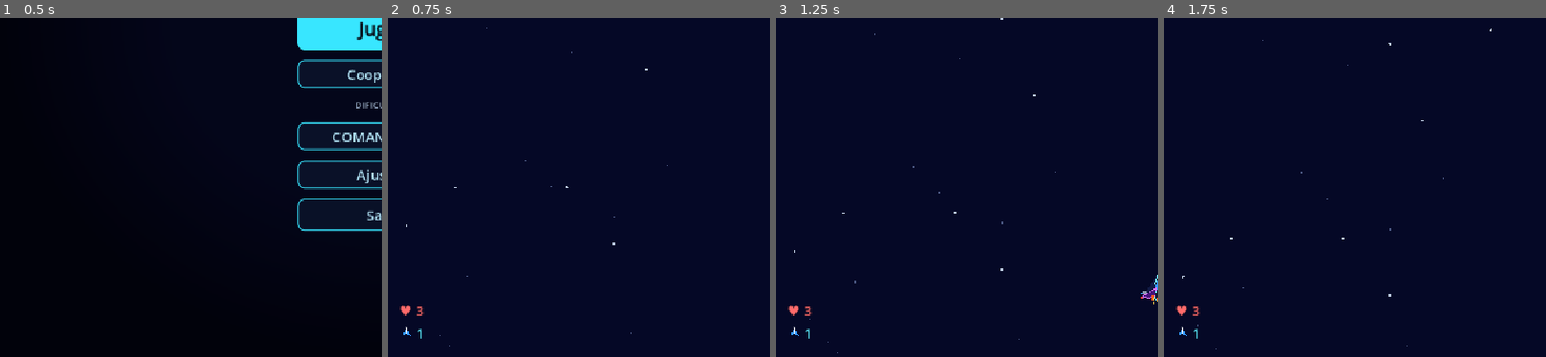
Above: before the commit, frames 1-4 (left to right).
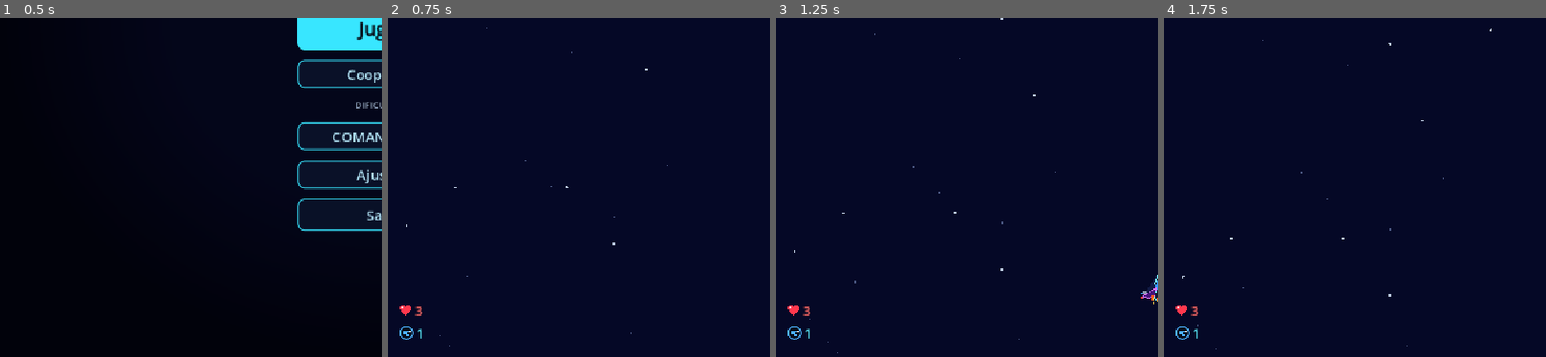
Above: after the commit, the same moments.

Repository: Frank-0511/galactic-surge
Game: Godot game, scene res://scenes/main/main.tscn
Same seed, same stepped clock (60 frames per second), same inputs: the game is played once before the commit and once after it.
Inputs (mouse positions are % of the whole screen's width and height, from its top left):
- Up to frame 1 (0.5 s): no input
- Up to frame 2 (0.75 s): click "Jugar" at 0.5 s
- Up to frame 3 (1.25 s): no input
- Up to frame 4 (1.75 s): tap Enter at 1.25 s; move the mouse to (72, 45) at 1.27 s; hold Right (move_right) from 1.28 s (still down); tap Space (shoot) at 1.35 s; click (72, 45) at 1.42 s
The pictures show only the part of the screen within x 0-50%, y 50-100%; the shares and areas given below are measured in that part.

Frame 1 is identical in both runs. In frame 2, 0.2% of the frame differs, in the area x 3-10%, y 84-95%; in frame 3, 0.2%; in frame 4, 0.2%.

Commit message:
fix(etapa-20): nave eliminada sin colision ni objetivo; iconos de armas y corazon nuevos
- La nave eliminada pierde capa y mascara de colision; el respawn las restaura.
- Enemigos y boss apuntan a la primera nave viva (first_alive_ship), no a la eliminada.
- El boss ya no exige visible para apuntar (el parpadeo no le quita el objetivo).
- Medallones de armas con insignia y siluetas distintas (pistola, cohete, rayo).
- Vidas con corazon dibujado en codigo en lugar del simbolo de texto.

Diff:
--- a/scenes/entities/boss/boss.gd
+++ b/scenes/entities/boss/boss.gd
@@ -5,6 +5,7 @@
 # dynamic banking tilt, sinusoidal cruise oscillation, dive maneuvers, and health-based defeat signaling.
 
 extends Area2D
+const PlayerShip: Script = preload("res://scenes/entities/player/player.gd")
 
 ## Emitted when current health changes.
 signal health_changed(current: int, max_health: int)
@@ -210,7 +211,7 @@
 	_telegraph_timer = 0.4 if is_enraged else 0.5
 	var target_x: float = global_position.x
 	if is_inside_tree():
-		var player: Node2D = get_tree().get_first_node_in_group(&"player") as Node2D
+		var player: Node2D = PlayerShip.first_alive_ship(get_tree())
 		if player != null and is_instance_valid(player):
 			target_x = player.global_position.x
 	_dive_target = Vector2(clampf(target_x, _left_margin, _right_margin), 760.0)
@@ -338,8 +339,8 @@
 
 func _get_player_node() -> Node2D:
 	if is_inside_tree():
-		var player: Node2D = get_tree().get_first_node_in_group(&"player") as Node2D
-		if player != null and is_instance_valid(player) and player.visible:
+		var player: Node2D = PlayerShip.first_alive_ship(get_tree())
+		if player != null and is_instance_valid(player):
 			return player
 	return null
 
--- a/scenes/entities/enemy/enemy.gd
+++ b/scenes/entities/enemy/enemy.gd
@@ -8,6 +8,7 @@
 # slow-projectile evasion and a charge state for suicide units.
 
 extends Area2D
+const PlayerShip: Script = preload("res://scenes/entities/player/player.gd")
 
 const VectorMath: Script = preload("res://scripts/math/vector_math.gd")
 const EnemyAI: Script = preload("res://scripts/components/enemy_ai.gd")
@@ -310,7 +311,7 @@
 		return _target_override
 	if not is_inside_tree():
 		return null
-	var player: Node2D = get_tree().get_first_node_in_group(&"player") as Node2D
+	var player: Node2D = PlayerShip.first_alive_ship(get_tree())
 	if player != null and is_instance_valid(player):
 		return player.global_position
 	return null
@@ -687,7 +688,7 @@
 			var target_pos: Vector2 = Vector2.ZERO
 			var has_target: bool = false
 			if is_inside_tree():
-				var player: Node2D = get_tree().get_first_node_in_group(&"player") as Node2D
+				var player: Node2D = PlayerShip.first_alive_ship(get_tree())
 				if player != null and is_instance_valid(player):
 					target_pos = player.global_position
 					has_target = true
--- a/scenes/entities/player/player.gd
+++ b/scenes/entities/player/player.gd
@@ -643,6 +643,7 @@
 
 func respawn(respawn_position: Vector2) -> void:
 	position = respawn_position
+	_set_body_collision(true)
 	_is_invulnerable = true
 	visible = true
 	_set_laser_active(false)
@@ -668,11 +669,34 @@
 	return _invulnerability_timer.time_left
 
 
+## Collision values of the ship in player.tscn (layer 1, mask 12).
+const PLAYER_COLLISION_LAYER: int = 1
+const PLAYER_COLLISION_MASK: int = 12
+
+
 func set_gameplay_enabled(enabled: bool) -> void:
 	_gameplay_enabled = enabled
+	_set_body_collision(enabled)
 	if not _gameplay_enabled:
 		velocity = Vector2.ZERO
 		_set_laser_active(false)
+
+
+## Puts the ship on or off the collision layers. An eliminated ship is in layer 0 and
+## detects nothing, so enemies and bullets do not hit an invisible ship (Etapa 20 fix).
+func _set_body_collision(active: bool) -> void:
+	collision_layer = PLAYER_COLLISION_LAYER if active else 0
+	collision_mask = PLAYER_COLLISION_MASK if active else 0
+
+
+## First ship of the "player" group that is alive (collision layer on). Enemies and the boss
+## aim with it, so an eliminated ship is never a target (Etapa 20 fix).
+static func first_alive_ship(tree: SceneTree) -> Node2D:
+	for node: Node in tree.get_nodes_in_group(&"player"):
+		var ship: CharacterBody2D = node as CharacterBody2D
+		if ship != null and is_instance_valid(ship) and ship.collision_layer != 0:
+			return ship
+	return null
 
 
 ## Sets the horizontal movement limits (min_x, max_x) from GameLayout.
--- a/scenes/loot/loot_drop.gd
+++ b/scenes/loot/loot_drop.gd
@@ -281,33 +281,50 @@
 			_paint_blaster(canvas)
 
 
+## Dark badge with a colored ring; keeps every weapon readable on the drop and at HUD size.
+static func _paint_badge(canvas: CanvasItem, color: Color) -> void:
+	canvas.draw_circle(Vector2.ZERO, 9.0, Color(0.03, 0.05, 0.1, 0.92))
+	canvas.draw_arc(Vector2.ZERO, 9.0, 0.0, TAU, 24, color, 1.6, true)
+
+
+## Blaster: a pistol silhouette (barrel, body and grip).
 static func _paint_blaster(canvas: CanvasItem) -> void:
-	var blue: Color = Color(0.2, 0.6, 1.0)
-	var chevron: PackedVector2Array = PackedVector2Array([
-		Vector2(0, -7), Vector2(6, 4), Vector2(0, 1), Vector2(-6, 4)
-	])
-	canvas.draw_colored_polygon(chevron, blue)
-	canvas.draw_line(Vector2(0, -8), Vector2(0, 0), Color.WHITE, 1.8, true)
-	canvas.draw_circle(Vector2(0, -6), 1.5, Color.WHITE)
-
-
+	var blue: Color = Color(0.3, 0.7, 1.0)
+	_paint_badge(canvas, blue)
+	var pistol: PackedVector2Array = PackedVector2Array([
+		Vector2(-5, -3), Vector2(4, -3), Vector2(4, -1), Vector2(1, -1),
+		Vector2(1, 1), Vector2(3, 1), Vector2(3, 5), Vector2(-1, 5),
+		Vector2(-1, 1), Vector2(-5, 1)
+	])
+	canvas.draw_colored_polygon(pistol, blue)
+	canvas.draw_circle(Vector2(5, -2), 1.2, Color.WHITE)
+
+
+## Missile: a rocket with a nose cone, fins and a flame.
 static func _paint_missile(canvas: CanvasItem) -> void:
-	var orange: Color = Color(1.0, 0.55, 0.1)
-	var missile_shape: PackedVector2Array = PackedVector2Array([
-		Vector2(0, -8), Vector2(3, -2), Vector2(3, 5), Vector2(6, 8),
-		Vector2(-6, 8), Vector2(-3, 5), Vector2(-3, -2)
-	])
-	canvas.draw_colored_polygon(missile_shape, orange)
-	canvas.draw_line(Vector2(0, -6), Vector2(0, 4), Color.WHITE, 1.4, true)
-	canvas.draw_circle(Vector2(0, 7), 1.6, Color(1.0, 0.9, 0.4))
-
-
+	var orange: Color = Color(1.0, 0.6, 0.15)
+	_paint_badge(canvas, orange)
+	var body: PackedVector2Array = PackedVector2Array([
+		Vector2(0, -6), Vector2(2.5, -2), Vector2(2.5, 3), Vector2(-2.5, 3), Vector2(-2.5, -2)
+	])
+	canvas.draw_colored_polygon(body, Color.WHITE)
+	canvas.draw_colored_polygon(PackedVector2Array([Vector2(-2.5, 0), Vector2(-5, 4), Vector2(-2.5, 3)]), orange)
+	canvas.draw_colored_polygon(PackedVector2Array([Vector2(2.5, 0), Vector2(5, 4), Vector2(2.5, 3)]), orange)
+	canvas.draw_colored_polygon(PackedVector2Array([Vector2(-1.5, 3), Vector2(1.5, 3), Vector2(0, 7)]), Color(1.0, 0.9, 0.4))
+
+
+## Laser: an energy bolt (lightning), the usual sign of an energy weapon.
 static func _paint_laser(canvas: CanvasItem) -> void:
-	var red: Color = Color(1.0, 0.2, 0.25)
-	canvas.draw_line(Vector2(0, -8), Vector2(0, 8), red, 4.0, true)
-	canvas.draw_line(Vector2(0, -8), Vector2(0, 8), Color.WHITE, 1.6, true)
-	canvas.draw_arc(Vector2.ZERO, 5.0, 0.0, TAU, 16, red, 1.4, true)
-	canvas.draw_circle(Vector2.ZERO, 2.0, Color.WHITE)
+	var red: Color = Color(1.0, 0.25, 0.3)
+	_paint_badge(canvas, red)
+	var bolt: PackedVector2Array = PackedVector2Array([
+		Vector2(1.5, -6), Vector2(-3, 0.5), Vector2(0, 0.5),
+		Vector2(-1.5, 6), Vector2(3, -0.5), Vector2(0, -0.5)
+	])
+	canvas.draw_colored_polygon(bolt, red)
+	canvas.draw_colored_polygon(PackedVector2Array([
+		Vector2(0.8, -4.5), Vector2(-1.5, 0.2), Vector2(0.2, 0.2), Vector2(0.6, -2)
+	]), Color(1.0, 0.9, 0.9))
 
 
 func _draw_power_atom() -> void:
--- a/scenes/ui/hud.gd
+++ b/scenes/ui/hud.gd
@@ -157,6 +157,22 @@
 
 ## Weapon level of J1, shown in the bottom-left corner (spec S7).
 ## Draws the falling medallion of a weapon, so the HUD icon matches the drop (Etapa 20).
+## Heart drawn in code (two circles and a triangle) for the lives counter (Etapa 20).
+class HeartIcon extends Control:
+	func _ready() -> void:
+		custom_minimum_size = Vector2(18.0, 18.0)
+
+	func _draw() -> void:
+		var c: Vector2 = size * 0.5
+		var red: Color = Color(1.0, 0.22, 0.3)
+		draw_circle(c + Vector2(-3.5, -2.5), 4.5, red)
+		draw_circle(c + Vector2(3.5, -2.5), 4.5, red)
+		draw_colored_polygon(PackedVector2Array([
+			c + Vector2(-7.9, -1.2), c + Vector2(7.9, -1.2), c + Vector2(0.0, 8.5)
+		]), red)
+		draw_circle(c + Vector2(-4.5, -4.0), 1.4, Color(1.0, 0.85, 0.9, 0.9))
+
+
 class WeaponIcon extends Control:
 	var weapon_type: int = 0:
 		set(value):
@@ -304,7 +320,7 @@
 
 
 func set_lives(lives: int) -> void:
-	_lives_label.text = "♥ %d" % lives
+	_lives_label.text = str(lives)
 	lives_changed.emit(lives)
 
 
@@ -383,7 +399,11 @@
 	panel.grow_vertical = 0
 	panel.mouse_filter = Control.MOUSE_FILTER_IGNORE
 	add_child(panel)
-	_lives_label.reparent(panel)
+	var row: HBoxContainer = HBoxContainer.new()
+	row.name = "LivesRowP1"
+	panel.add_child(row)
+	row.add_child(HeartIcon.new())
+	_lives_label.reparent(row)
 
 
 ## Shows or hides both J2 panels; outside coop local they must not appear (Etapa 20).
@@ -433,8 +453,13 @@
 		_lives_p2_label.horizontal_alignment = HORIZONTAL_ALIGNMENT_RIGHT
 		_lives_p2_label.add_theme_font_size_override("font_size", 20)
 		_lives_p2_label.add_theme_color_override("font_color", Color(1.0, 0.42, 0.42, 1.0))
-		_ensure_p2_bottom_panel().add_child(_lives_p2_label)
-	_lives_p2_label.text = "♥ %d" % lives
+		var row_p2: HBoxContainer = HBoxContainer.new()
+		row_p2.name = "LivesRowP2"
+		row_p2.alignment = BoxContainer.ALIGNMENT_END
+		_ensure_p2_bottom_panel().add_child(row_p2)
+		row_p2.add_child(HeartIcon.new())
+		row_p2.add_child(_lives_p2_label)
+	_lives_p2_label.text = str(lives)
 	_lives_p2_label.visible = true
 
 
--- a/tests/etapa_20_contract_test.gd
+++ b/tests/etapa_20_contract_test.gd
@@ -44,6 +44,8 @@
 	_check_legacy_bullet_kill_attribution()
 	_check_hud_icons_and_wave_out()
 	_check_eliminated_ship_stays_hidden()
+	_check_dead_ship_has_no_collision()
+	_check_targets_skip_dead_ship()
 	_check_weapon_icon_by_type()
 	_check_active_weapon_text_hidden()
 	_check_p2_panels_follow_session()
@@ -132,7 +134,7 @@
 	_expect(not hud.call("is_lives_p2_visible") if hud.has_method("is_lives_p2_visible") else false, "Contrato 5b: indicador de J2 oculto en singleplayer")
 	if hud.has_method("set_lives_p2"):
 		hud.call("set_lives_p2", 2)
-		_expect(hud.call("is_lives_p2_visible") == true and hud.call("get_lives_p2_text") == "♥ 2", "Contrato 5c: J2 muestra \"♥ 2\" como J1")
+		_expect(hud.call("is_lives_p2_visible") == true and hud.call("get_lives_p2_text") == "2", "Contrato 5c: J2 muestra \"2\" como J1")
 	hud.queue_free()
 
 
@@ -290,7 +292,8 @@
 	var panel: Control = hud.get_node_or_null("P2Panel") as Control
 	_expect(panel != null and panel.anchor_left == 1.0 and panel.anchor_right == 1.0, "Contrato 13b: panel de J2 a la derecha")
 	if panel != null:
-		_expect(hud.call("get_heat_p2_parent") == panel and hud.call("get_lives_p2_parent") == hud.get_node_or_null("P2BottomPanel"), "Contrato 13c: calor de J2 arriba en su panel, vidas de J2 abajo (spec S7-S8)")
+		var lives_row: Node = hud.call("get_lives_p2_parent") as Node
+		_expect(hud.call("get_heat_p2_parent") == panel and lives_row != null and lives_row.get_parent() == hud.get_node_or_null("P2BottomPanel"), "Contrato 13c: calor de J2 arriba en su panel, vidas de J2 abajo (spec S7-S8)")
 		var view_w: float = get_root().get_visible_rect().size.x
 		var boss_right: float = view_w * 0.5 + 200.0
 		var panel_left: float = view_w - 260.0
@@ -393,7 +396,7 @@
 	var lives_p2: Label = hud.get("_lives_p2_label") as Label
 	var bottom: Control = hud.get_node_or_null("P2BottomPanel") as Control
 	_expect(bottom != null and bottom.anchor_top == 1.0 and bottom.anchor_right == 1.0, "Contrato 18a: panel inferior de J2 anclado abajo a la derecha")
-	_expect(lives_p2 != null and bottom != null and lives_p2.get_parent() == bottom, "Contrato 18b: vidas de J2 viven en el panel inferior")
+	_expect(lives_p2 != null and bottom != null and lives_p2.get_parent().get_parent() == bottom, "Contrato 18b: vidas de J2 (fila con corazon) viven en el panel inferior")
 	hud.queue_free()
 
 
@@ -406,7 +409,7 @@
 	var lives_p1: Label = hud.get("_lives_label") as Label
 	var bottom: Control = hud.get_node_or_null("P1BottomPanel") as Control
 	_expect(bottom != null and bottom.anchor_top == 1.0 and bottom.anchor_left == 0.0, "Contrato 19a: panel inferior de J1 anclado abajo a la izquierda")
-	_expect(lives_p1 != null and bottom != null and lives_p1.get_parent() == bottom, "Contrato 19b: vidas de J1 viven en el panel inferior izquierdo")
+	_expect(lives_p1 != null and bottom != null and lives_p1.get_parent().get_parent() == bottom, "Contrato 19b: vidas de J1 (fila con corazon) viven en el panel inferior izquierdo")
 	hud.queue_free()
 
 
@@ -581,9 +584,9 @@
 	var hud: Node = (load("res://scenes/ui/hud.tscn") as PackedScene).instantiate()
 	get_root().add_child(hud)
 	hud.call("set_lives", 3)
-	_expect(hud.get("_lives_label").text == "♥ 3", "Contrato 28a: vidas de J1 con icono \"♥ 3\"")
+	_expect(hud.get("_lives_label").text == "3", "Contrato 28a: vidas de J1 como numero (el icono es un corazon dibujado)")
 	hud.call("set_lives_p2", 2)
-	_expect(hud.call("get_lives_p2_text") == "♥ 2", "Contrato 28b: vidas de J2 con icono \"♥ 2\"")
+	_expect(hud.call("get_lives_p2_text") == "2", "Contrato 28b: vidas de J2 como numero")
 	hud.call("set_weapon_level", 3, 0)
 	_expect(hud.get("_weapon_level_label").text == "3", "Contrato 28c: nivel del arma de J1 como numero")
 	hud.call("set_weapon_level_p2", 2)
@@ -596,6 +599,40 @@
 # ---------------------------------------------------------------------------
 # 29. Nave eliminada: un timer de invulnerabilidad no la hace visible (bug: J1 sin vidas reaparecia)
 # ---------------------------------------------------------------------------
+# Dead ship: enemies and bullets must not collide with an invisible, eliminated ship.
+# Contract 36: the ship's collision layer and mask are off while eliminated and back on after respawn.
+func _check_dead_ship_has_no_collision() -> void:
+	var ship: CharacterBody2D = (load("res://scenes/entities/player/player.tscn") as PackedScene).instantiate() as CharacterBody2D
+	get_root().add_child(ship)
+	ship.set_gameplay_enabled(false)
+	ship.visible = false
+	_expect(ship.collision_layer == 0, "Contrato 36a: una nave eliminada no ocupa capa de colision (enemigos y balas no la detectan)")
+	_expect(ship.collision_mask == 0, "Contrato 36b: una nave eliminada no detecta colisiones")
+	ship.respawn(Vector2(100.0, 100.0))
+	_expect(ship.collision_layer == 1, "Contrato 36c: el respawn restaura la capa del jugador")
+	_expect(ship.collision_mask == 12, "Contrato 36d: el respawn restaura la mascara del jugador")
+	ship.queue_free()
+
+
+# Contract 37: enemies and the boss aim at a living ship, never at an eliminated one.
+func _check_targets_skip_dead_ship() -> void:
+	var dead: CharacterBody2D = (load("res://scenes/entities/player/player.tscn") as PackedScene).instantiate() as CharacterBody2D
+	var alive: CharacterBody2D = (load("res://scenes/entities/player/player.tscn") as PackedScene).instantiate() as CharacterBody2D
+	get_root().add_child(dead)
+	get_root().add_child(alive)
+	dead.set_gameplay_enabled(false)
+	dead.visible = false
+	var probe: Object = PLAYER_SCRIPT.new()
+	var exposed: bool = probe.has_method("first_alive_ship")
+	_expect(exposed, "Contrato 37a: player.gd expone first_alive_ship()")
+	if exposed:
+		var target: Object = probe.call("first_alive_ship", self) as Object
+		_expect(target != null and target != dead, "Contrato 37b: el objetivo nunca es la nave eliminada, aunque sea el primer nodo del grupo")
+	probe.free()
+	dead.queue_free()
+	alive.queue_free()
+
+
 func _check_eliminated_ship_stays_hidden() -> void:
 	var ship: CharacterBody2D = (load("res://scenes/entities/player/player.tscn") as PackedScene).instantiate() as CharacterBody2D
 	get_root().add_child(ship)
